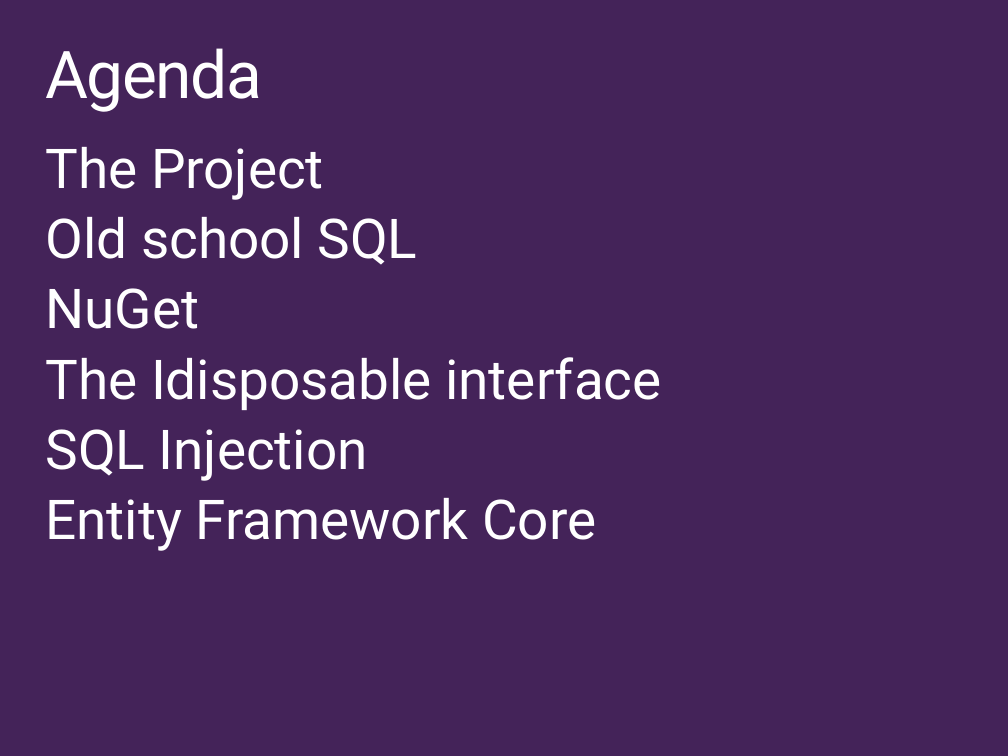
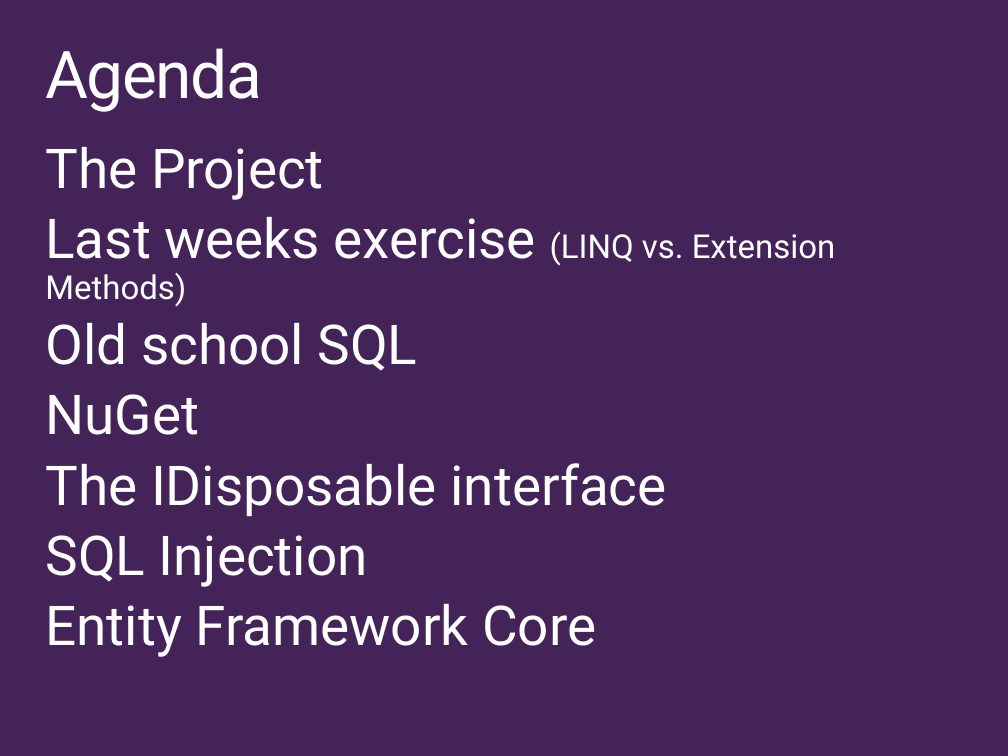
Before and after one commit to ondfisk/BDSA2018, a slide deck: slide 2 of Slides/Lecture04 - Data Access and Entity Framework Core.pptx. Drawn at 1008x756 pixels with LibreOffice and Linux fonts; fonts in the diff are those of the drawing. Boxes give left, top, right and bottom in pixels: in the first picture for what was removed or moved away, otherwise in the second. Text is boxed around its words. In the diff, an @@ line names an element or a change of style, - is before the commit and + after.

```diff
--- a/Slides/Lecture04 - Data Access and Entity Framework Core.pptx
+++ b/Slides/Lecture04 - Data Access and Entity Framework Core.pptx
@@ text at [45,217,835,307]: paragraph added @@
+Last weeks exercise (LINQ vs. Extension Methods)
@@ text at [45,463,666,516]: text changed @@
-The Idisposable interface
+The IDisposable interface
```
Also in this commit, not shown: 1 other file.
